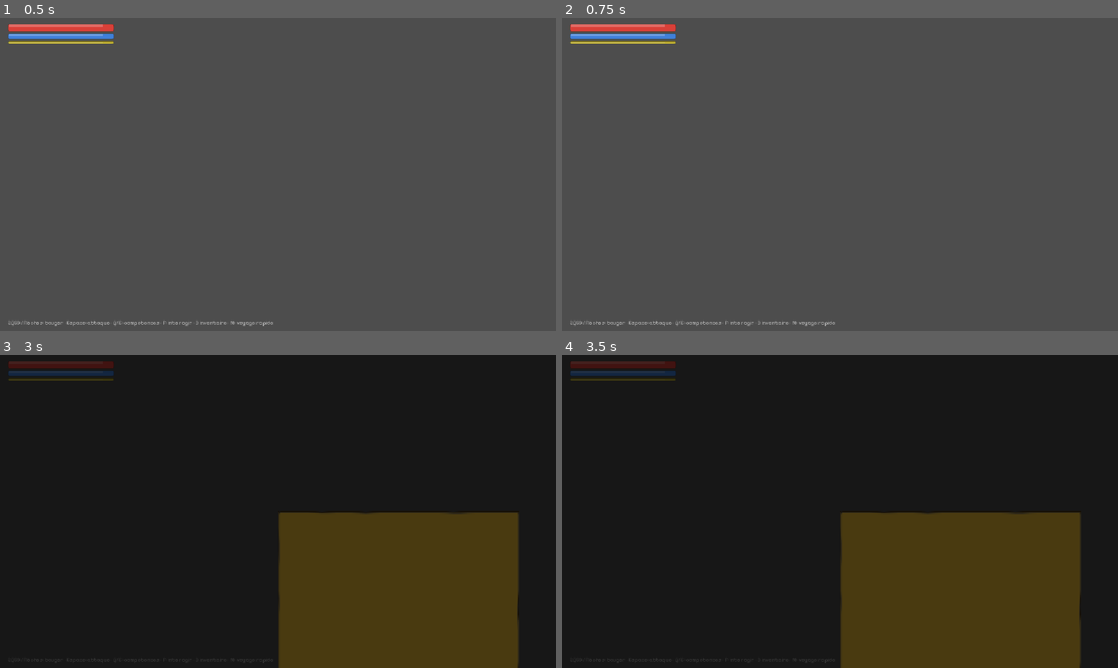
Above: before the commit, frames 1-4 (two rows, left to right).
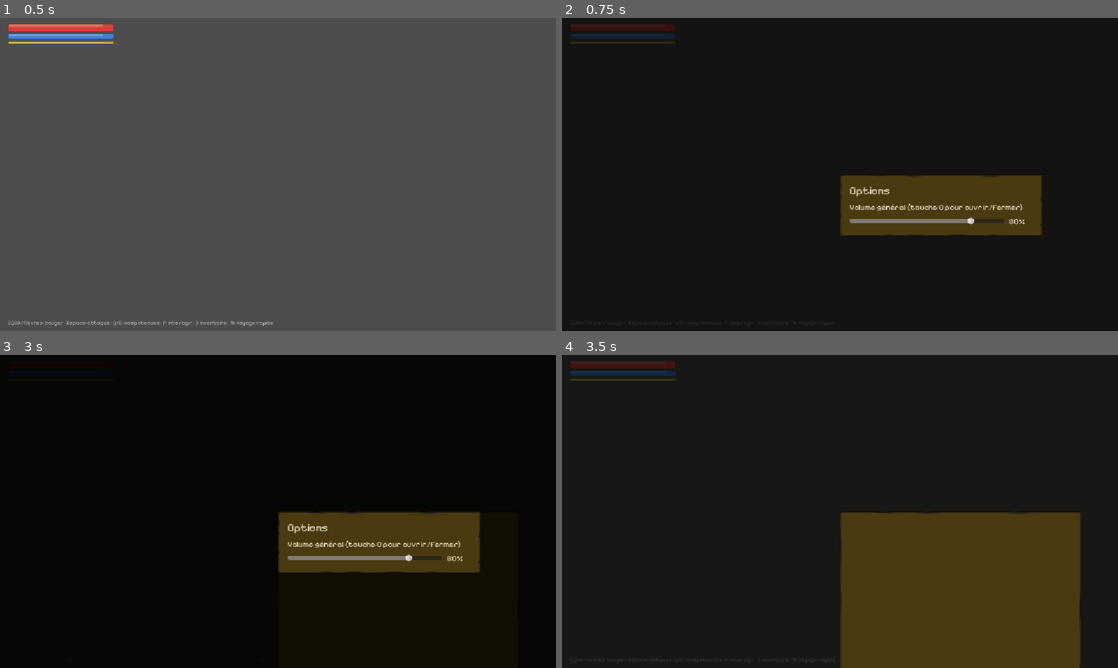
Above: after the commit, the same moments.

Repository: saintstrif13001/riendupout
Game: Godot game, scene res://scenes/Hud.tscn
Same seed, same stepped clock (60 frames per second), same inputs: the game is played once before the commit and once after it. This scene is started directly instead of the project's main scene.
Inputs:
- Up to frame 1 (0.5 s): no input
- Up to frame 2 (0.75 s): tap Enter at 0.5 s; hold D from 0.53 s (still down); tap O at 0.6 s
- Up to frame 3 (3 s): tap Space at 0.77, 1.25, 1.52, 2.75 s; tap E at 0.8, 1.35, 2.3 s; release D at 1.28 s; hold S 1.28-2.03 s; tap O at 1.55, 2.1 s; tap Enter at 2 s; hold D 2.03-2.78 s; hold W from 2.78 s (still down); tap I at 2.85 s
- Up to frame 4 (3.5 s): keep holding W; tap Space at 3.02 s; tap O at 3.05 s

Frame 1 is identical in both runs. In frame 2, 100% of the frame differs, in the area x 0-100%, y 0-100%; in frame 3, 17%; in frame 4, nothing differs.
Error before the commit: Invalid access to property or key 'char_data' on a base object of type 'Nil'. (res://scripts/hud.gd:730)
Error after the commit: Invalid access to property or key 'char_data' on a base object of type 'Nil'. (res://scripts/hud.gd:789)

Commit message:
Ajoute un ecran Options avec reglage du volume (menu principal + touche O en jeu)
L'audio venait d'etre ajoute mais sans aucun moyen de le regler ou le couper.
Audio.gd persiste maintenant master_volume dans user://settings.cfg (bus
Master, mute si 0). Le menu principal a un bouton "Options" avec un curseur ;
en jeu, la touche O ouvre le meme reglage sans quitter la partie (ESC ferme
aussi le panneau). Tests ajoutes : test_options_screen (menu principal) et
test_ingame_options_overlay (ouverture/fermeture, sync du curseur, persistance
disque) dans capture.gd.

Diff:
--- a/scripts/audio.gd
+++ b/scripts/audio.gd
@@ -22,6 +22,8 @@
 var _pool: Array = []
 var _pool_index := 0
 const POOL_SIZE := 8
+const SETTINGS_PATH := "user://settings.cfg"
+var master_volume: float = 0.8 # 0.0 (muet) à 1.0 (plein volume), linéaire pour le curseur UI
 
 func _ready() -> void:
 	for i in range(POOL_SIZE):
@@ -29,6 +31,27 @@
 		p.bus = "Master"
 		add_child(p)
 		_pool.append(p)
+	_load_settings()
+	_apply_master_volume()
+
+func _load_settings() -> void:
+	var cfg = ConfigFile.new()
+	if cfg.load(SETTINGS_PATH) == OK:
+		master_volume = clampf(cfg.get_value("audio", "master_volume", 0.8), 0.0, 1.0)
+
+func set_master_volume(v: float) -> void:
+	master_volume = clampf(v, 0.0, 1.0)
+	_apply_master_volume()
+	var cfg = ConfigFile.new()
+	cfg.load(SETTINGS_PATH) # ignore l'erreur si le fichier n'existe pas encore
+	cfg.set_value("audio", "master_volume", master_volume)
+	cfg.save(SETTINGS_PATH)
+
+func _apply_master_volume() -> void:
+	var bus_idx = AudioServer.get_bus_index("Master")
+	AudioServer.set_bus_mute(bus_idx, master_volume <= 0.0)
+	if master_volume > 0.0:
+		AudioServer.set_bus_volume_db(bus_idx, linear_to_db(master_volume))
 
 func _load(key: String) -> AudioStream:
 	if not SFX.has(key): return null
--- a/scripts/hud.gd
+++ b/scripts/hud.gd
@@ -21,6 +21,9 @@
 var talent_box: VBoxContainer
 var travel_overlay: Control
 var travel_box: VBoxContainer
+var options_overlay: Control
+var options_slider: HSlider
+var options_pct_label: Label
 var fade_rect: ColorRect
 
 func bind(w) -> void:
@@ -40,6 +43,7 @@
 	_build_inventory_overlay()
 	_build_talent_overlay()
 	_build_travel_overlay()
+	_build_options_overlay()
 	_build_fade_overlay()
 
 func _build_fade_overlay() -> void:
@@ -248,6 +252,57 @@
 	travel_overlay.add_child(panel)
 	add_child(travel_overlay)
 
+func _build_options_overlay() -> void:
+	options_overlay = Control.new()
+	options_overlay.theme = UiTheme.build()
+	options_overlay.set_anchors_preset(Control.PRESET_FULL_RECT)
+	options_overlay.visible = false
+	var bg = ColorRect.new()
+	bg.color = Color(0,0,0,0.75)
+	bg.set_anchors_preset(Control.PRESET_FULL_RECT)
+	options_overlay.add_child(bg)
+	var panel = PanelContainer.new()
+	panel.set_anchors_preset(Control.PRESET_CENTER)
+	panel.custom_minimum_size = Vector2(420, 0)
+	var box = VBoxContainer.new()
+	box.add_theme_constant_override("separation", 10)
+	panel.add_child(box)
+	var title = Label.new()
+	title.text = "Options"
+	title.add_theme_font_size_override("font_size", 22)
+	box.add_child(title)
+	var sub = Label.new()
+	sub.text = "Volume général (touche O pour ouvrir/fermer)"
+	box.add_child(sub)
+	var row = HBoxContainer.new()
+	row.add_theme_constant_override("separation", 10)
+	box.add_child(row)
+	var slider = HSlider.new()
+	slider.min_value = 0.0
+	slider.max_value = 1.0
+	slider.step = 0.01
+	slider.value = Audio.master_volume
+	slider.custom_minimum_size = Vector2(300, 0)
+	slider.size_flags_horizontal = Control.SIZE_EXPAND_FILL
+	row.add_child(slider)
+	var pct_lbl = Label.new()
+	pct_lbl.text = "%d%%" % round(Audio.master_volume * 100)
+	pct_lbl.custom_minimum_size = Vector2(50, 0)
+	pct_lbl.name = "PctLabel"
+	row.add_child(pct_lbl)
+	slider.value_changed.connect(func(v):
+		Audio.set_master_volume(v)
+		pct_lbl.text = "%d%%" % round(v * 100))
+	slider.name = "VolumeSlider"
+	options_slider = slider
+	options_pct_label = pct_lbl
+	options_overlay.add_child(panel)
+	add_child(options_overlay)
+
+func sync_options() -> void:
+	options_slider.value = Audio.master_volume
+	options_pct_label.text = "%d%%" % round(Audio.master_volume * 100)
+
 func render_travel() -> void:
 	var cd = world.char_data
 	_clear_box(travel_box)
@@ -273,9 +328,13 @@
 	elif event.physical_keycode == KEY_M:
 		if travel_overlay.visible: travel_overlay.visible = false
 		else: render_travel(); travel_overlay.visible = true
+	elif event.physical_keycode == KEY_O:
+		if options_overlay.visible: options_overlay.visible = false
+		else: sync_options(); options_overlay.visible = true
 	elif event.physical_keycode == KEY_ESCAPE:
 		close_all()
 		travel_overlay.visible = false
+		options_overlay.visible = false
 
 func close_all() -> void:
 	dialogue_overlay.visible = false
--- a/scripts/main.gd
+++ b/scripts/main.gd
@@ -83,8 +83,33 @@
 	_button("Nouveau personnage (Solo)", func(): GameState.mode = "solo"; show_char_create())
 	_button("Nouveau personnage (Héberger)", func(): GameState.mode = "host"; show_char_create())
 	_button("Nouveau personnage (Rejoindre)", func(): GameState.mode = "join"; show_join_ip())
+	_button("Options", show_options)
 	if GameState.has_save():
 		_button("Supprimer la sauvegarde", func(): GameState.delete_save(); show_main())
+
+func show_options() -> void:
+	_clear()
+	_button("< Retour", show_main)
+	_title("Options", 22)
+	_sub("Volume général")
+	var row = HBoxContainer.new()
+	row.add_theme_constant_override("separation", 10)
+	content.add_child(row)
+	var slider = HSlider.new()
+	slider.min_value = 0.0
+	slider.max_value = 1.0
+	slider.step = 0.01
+	slider.value = Audio.master_volume
+	slider.custom_minimum_size = Vector2(380, 0)
+	slider.size_flags_horizontal = Control.SIZE_EXPAND_FILL
+	row.add_child(slider)
+	var pct_lbl = Label.new()
+	pct_lbl.text = "%d%%" % round(Audio.master_volume * 100)
+	pct_lbl.custom_minimum_size = Vector2(50, 0)
+	row.add_child(pct_lbl)
+	slider.value_changed.connect(func(v):
+		Audio.set_master_volume(v)
+		pct_lbl.text = "%d%%" % round(v * 100))
 
 func show_continue_mode_select() -> void:
 	_clear()
--- a/scripts/tools/capture.gd
+++ b/scripts/tools/capture.gd
@@ -174,6 +174,12 @@
 			_run_plaine_cull_test()
 		elif test_mode == "test_audio_system":
 			_run_audio_system_test()
+		elif test_mode == "test_options_screen":
+			_run_options_screen_test()
+		elif test_mode == "show_options":
+			inst.show_options()
+		elif test_mode == "test_ingame_options_overlay":
+			_run_ingame_options_overlay_test()
 		elif test_mode == "test_progression_stats_display":
 			_run_progression_stats_display_test()
 		elif test_mode == "test_gather_stats_display":
@@ -1465,6 +1471,64 @@
 	print("TEST_RESULT attack_sound_played=%s hit_sound_played=%s skill_sound_played=%s gather_sound_played=%s"
 		% [attack_sound_played, hit_sound_played, skill_sound_played, gather_sound_played])
 
+func _find_node_of_type(from: Node, type_name: String) -> Node:
+	for c in from.get_children():
+		if c.get_class() == type_name or (type_name == "HSlider" and c is HSlider):
+			return c
+		var found = _find_node_of_type(c, type_name)
+		if found != null:
+			return found
+	return null
+
+func _run_options_screen_test() -> void:
+	print("TEST_START:options_screen")
+	# Avant cette iteration, l'audio n'avait aucun controle de volume : le menu
+	# principal n'avait aucun ecran Options. Verifie que l'ecran s'affiche avec
+	# un curseur relie a Audio.master_volume et que le deplacer change le volume.
+	var audio = root.get_node("/root/Audio")
+	audio.set_master_volume(0.5)
+	inst.show_options()
+	var slider = _find_node_of_type(inst, "HSlider")
+	var slider_found = slider != null
+	var slider_matches_volume = slider_found and absf(slider.value - audio.master_volume) < 0.01
+	if slider_found:
+		slider.value = 0.3
+		slider.value_changed.emit(0.3)
+	var volume_updated = absf(audio.master_volume - 0.3) < 0.01
+	print("TEST_RESULT options_slider_found=%s slider_matches_volume=%s volume_updated_on_drag=%s"
+		% [slider_found, slider_matches_volume, volume_updated])
+
+func _run_ingame_options_overlay_test() -> void:
+	print("TEST_START:ingame_options_overlay")
+	# Verifie que la touche O bascule le panneau Options en jeu (pas seulement
+	# depuis le menu principal), que le curseur y reflete Audio.master_volume,
+	# et que le reglage persiste dans user://settings.cfg entre sessions.
+	var hud = inst.get_node("Hud")
+	var audio = root.get_node("/root/Audio")
+	audio.set_master_volume(0.6)
+	var was_visible = hud.options_overlay.visible
+	var ev = InputEventKey.new()
+	ev.pressed = true
+	ev.physical_keycode = KEY_O
+	hud._unhandled_key_input(ev)
+	var opened_on_o = hud.options_overlay.visible == true and was_visible == false
+	var slider = _find_node_of_type(hud.options_overlay, "HSlider")
+	var slider_found = slider != null
+	var slider_matches_volume = slider_found and absf(slider.value - 0.6) < 0.01
+	var ev_esc = InputEventKey.new()
+	ev_esc.pressed = true
+	ev_esc.physical_keycode = KEY_ESCAPE
+	hud._unhandled_key_input(ev_esc)
+	var closed_on_escape = hud.options_overlay.visible == false
+	if slider_found:
+		slider.value = 0.2
+		slider.value_changed.emit(0.2)
+	var cfg = ConfigFile.new()
+	var loaded_ok = cfg.load("user://settings.cfg") == OK
+	var persisted_correctly = loaded_ok and absf(cfg.get_value("audio", "master_volume", -1.0) - 0.2) < 0.01
+	print("TEST_RESULT opened_on_o=%s slider_found=%s slider_matches_volume=%s closed_on_escape=%s persisted_correctly=%s"
+		% [opened_on_o, slider_found, slider_matches_volume, closed_on_escape, persisted_correctly])
+
 func _run_data_integrity_test() -> void:
 	print("TEST_START:data_integrity")
 	var data = root.get_node("/root/Data")
